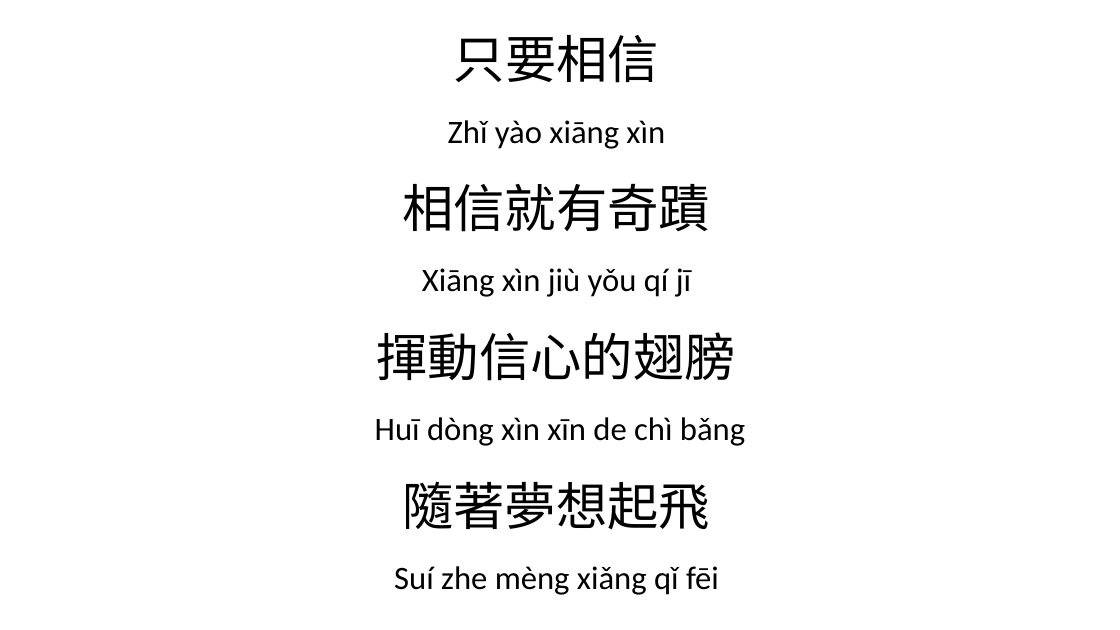
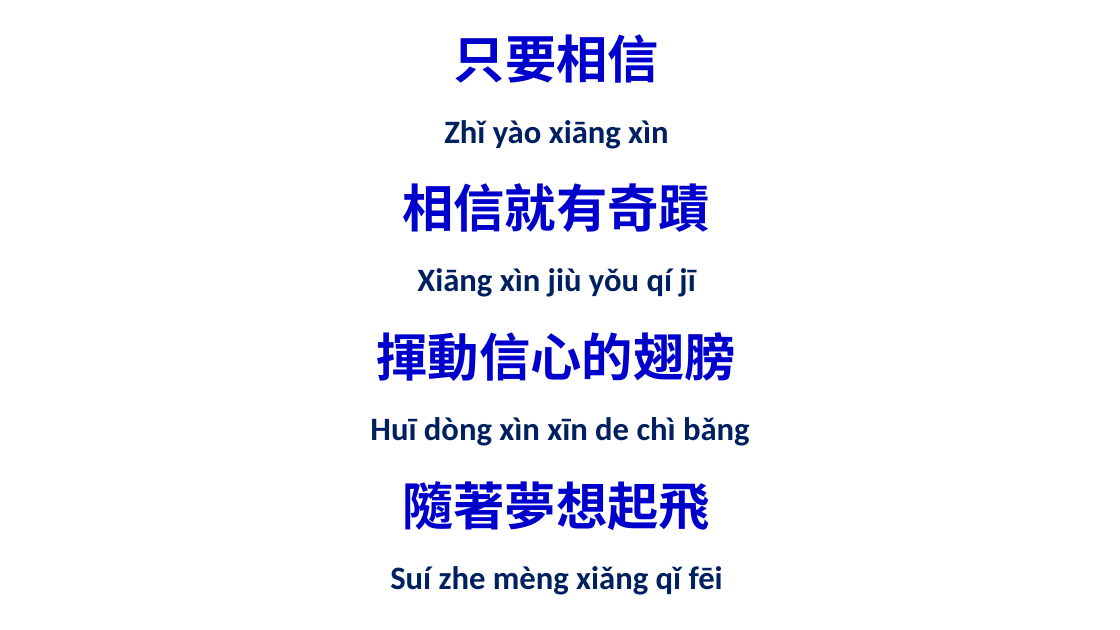
Before and after one commit to batisuoc/free-school-class, a slide deck: slide 5 of chinese/相信有愛就有奇蹟.pptx (slide 3 before the commit). Drawn at 1120x630 pixels with LibreOffice and Linux fonts; fonts in the diff are those of the drawing; background and template pictures are left out. Boxes give left, top, right and bottom in pixels: in the first picture for what was removed or moved away, otherwise in the second. Text is boxed around its words. In the diff, an @@ line names an element or a change of style, - is before the commit and + after.

```diff
--- a/chinese/相信有愛就有奇蹟.pptx
+++ b/chinese/相信有愛就有奇蹟.pptx
@@ text colour #000000 to #0000CC, bold on in 4 elements at [454, 34, 659, 83], [402, 183, 710, 232], [377, 332, 736, 381], [402, 481, 710, 530] @@
@@ text colour #000000 to #002060, bold on in 4 elements at [444, 120, 669, 149], [417, 268, 695, 297], [370, 417, 750, 446], [390, 566, 723, 595] @@
```
Also in this commit, not shown: 4 other slides changed, 8 slides added.
